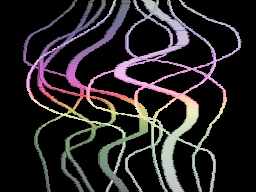
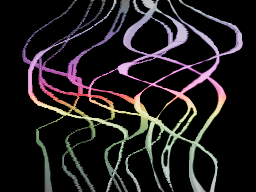
The second 256x192 image is a revision of the first. Changes to its layers:
added layer "T2 Effect" above "H2 Effect" over [22, 1, 243, 192]
added layer "H2 Effect" above "H1 Effect" over [22, 1, 243, 192]
added layer "H1 Effect" above "G Effect" over [22, 1, 243, 192]
added layer "G Effect" above "I2 Effect" over [22, 1, 243, 192]
added layer "I2 Effect" above "L Effect" over [22, 1, 243, 192]
added layer "L Effect" above "I Effect" over [22, 1, 243, 192]
added layer "I Effect" above "W2 Effect" over [22, 1, 243, 192]
added layer "W2 Effect" above "W1 Effect" over [22, 1, 243, 192]
added layer "W1 Effect" above "T Effect" over [22, 1, 243, 192]
added layer "T Effect" above "Old Effect" over [22, 1, 243, 192]
renamed "Effect" to "Old Effect", hid it, opacity 100% → 3% over [22, 1, 243, 192]
showed "BG" over [22, 1, 243, 192]
